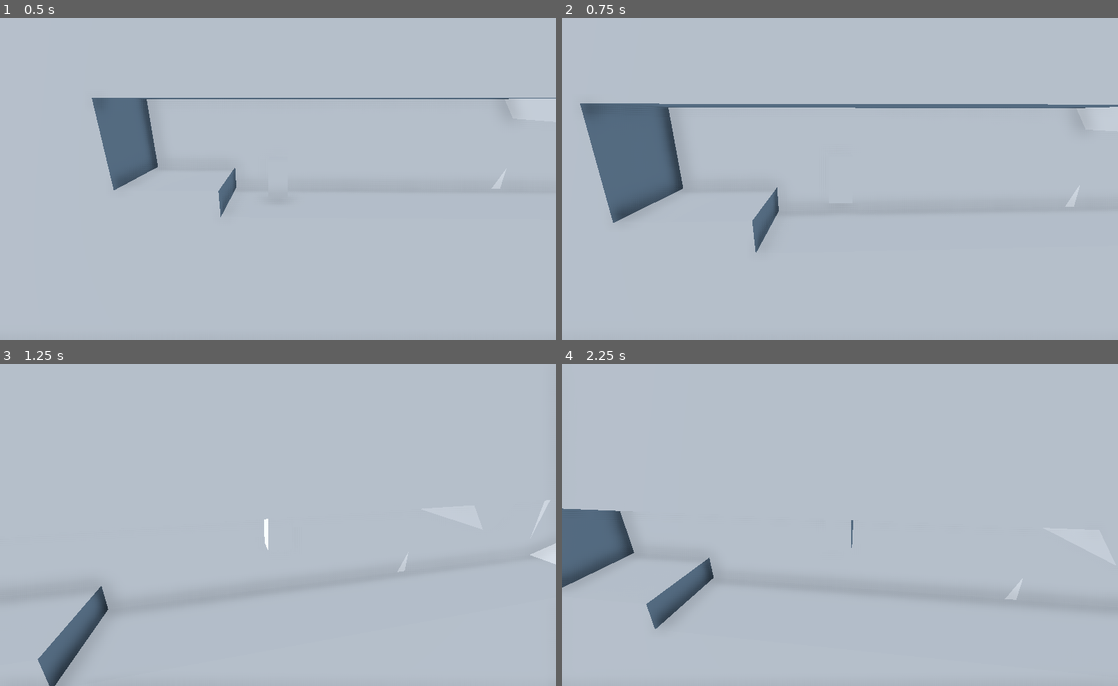
Above: before the commit, frames 1-4 (two rows, left to right).
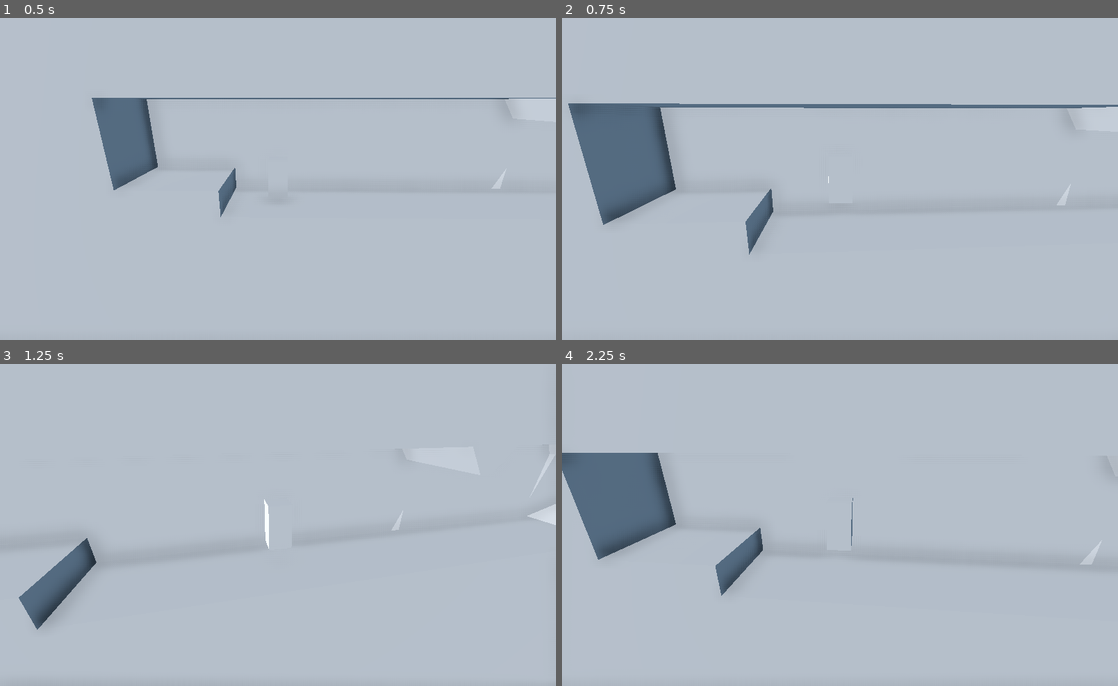
Above: after the commit, the same moments.

Repository: pfirsich/GameOff2019
Game: Godot game, scene res://Main.tscn
The game is run twice, just before and just after one commit, with the same random seed, the same clock (stepped at 60 frames per second) and the same inputs.
Inputs:
- Up to frame 1 (0.5 s): no input
- Up to frame 2 (0.75 s): hold D (move_right) from 0.53 s (still down); tap Space (jump) at 0.6 s
- Up to frame 3 (1.25 s): keep holding D (move_right); tap Space (jump) at 0.77, 1.07 s
- Up to frame 4 (2.25 s): release D (move_right) at 1.28 s; hold A (move_left) 1.28-2.03 s; tap Space (jump) at 1.35, 1.52, 1.82, 2.1 s; hold D (move_right) from 2.03 s (still down)

Frame 1 is identical in both runs. In frame 2, 2.1% of the frame differs, in the area x 1-99%, y 26-74%; in frame 3, 3.6%; in frame 4, 7.1%, in the area x 0-100%, y 27-83%.

Commit message:
Fix air jumps, add turnaround acceleration

Diff:
--- a/godot/Main.tscn
+++ b/godot/Main.tscn
@@ -19,6 +19,7 @@
 script = ExtResource( 2 )
 JUMP_HEIGHT = 0.75
 JUMP_DURATION = 0.7
+TURNAROUND_ACCEL_FACTOR = 4.0
 
 [node name="Camera" type="Camera" parent="."]
 transform = Transform( 1, 0, 0, 0, 0.866025, 0.5, 0, -0.5, 0.866025, 0.138204, 6.04212, 9.39323 )
--- a/godot/Player.gd
+++ b/godot/Player.gd
@@ -5,6 +5,7 @@
 export var FRICTION = 0.5 # seconds until MAX_SPEED goes to 0
 export var JUMP_HEIGHT = 1.0
 export var JUMP_DURATION = 0.5
+export var TURNAROUND_ACCEL_FACTOR = 3.0
 
 var velocity = Vector2()
 var gravity
@@ -16,12 +17,15 @@
     gravity = jump_vel / jump_dur_half
 
 func _process(delta):
-    if Input.is_action_just_pressed("jump"):
+    if Input.is_action_just_pressed("jump") and is_on_floor():
         velocity.y = jump_vel
 
 func _physics_process(delta):
     var moveX = int(Input.is_action_pressed("move_right")) - int(Input.is_action_pressed("move_left"))
-    velocity.x += moveX * ACCEL * delta
+    var accel = ACCEL
+    if sign(velocity.x) != sign(moveX):
+        accel *= TURNAROUND_ACCEL_FACTOR
+    velocity.x += moveX * accel * delta
     if abs(velocity.x) > MAX_SPEED:
         velocity.x = sign(velocity.x) * MAX_SPEED
     if moveX == 0:
